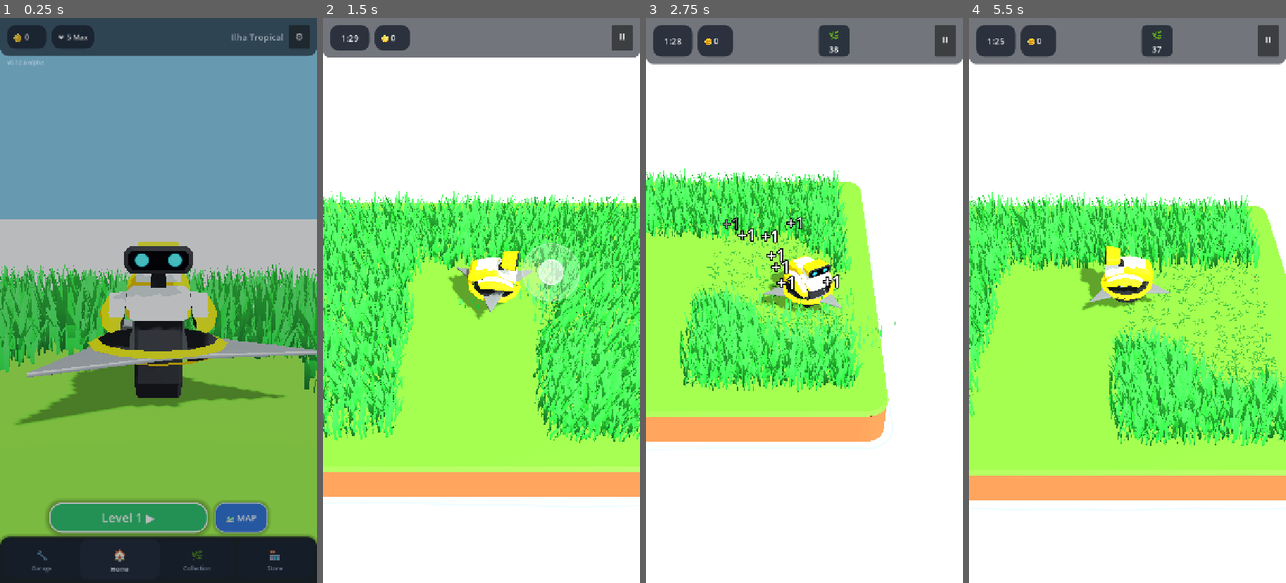
Above: before the commit, frames 1-4 (left to right).
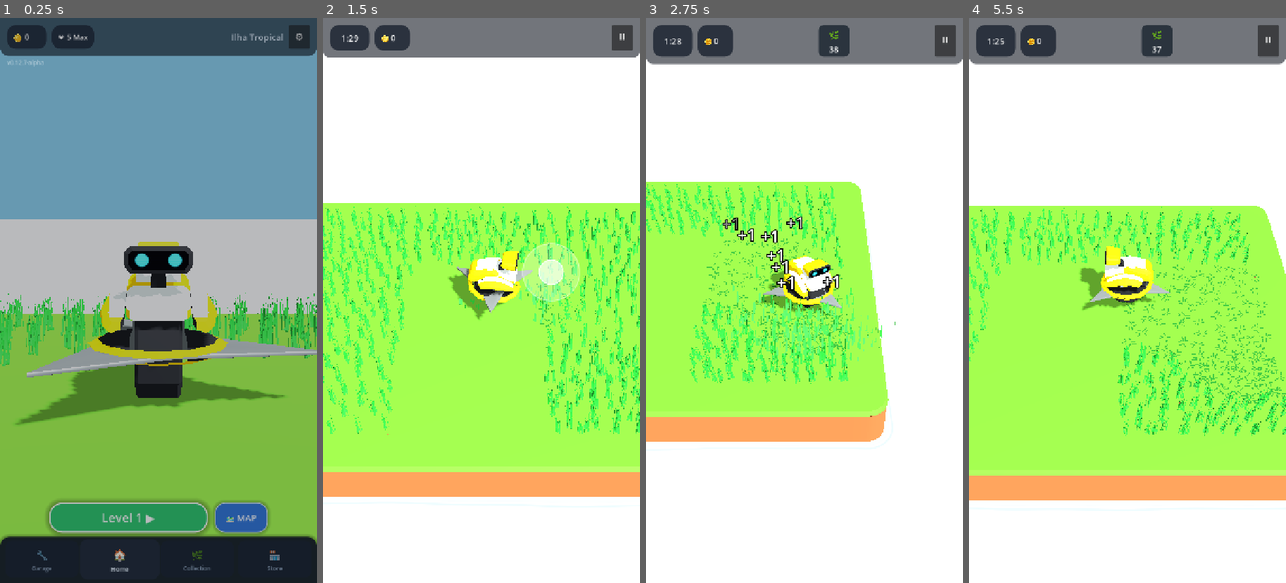
Above: after the commit, the same moments.

Repository: rogerbif/grass-cut-bot
Game: Godot game, scene res://scenes/menu/main_menu.tscn
Two runs of this game, one before a commit and one after it. Both use one fixed random seed, a clock stepped at 60 frames per second and the inputs below.
Inputs (mouse positions are in pixels of both pictures, inside the frame that each line leads up to):
- Up to frame 1 (0.25 s): no input
- Up to frame 2 (1.5 s): click "Level 1 ▶" at 0.5 s; tap Enter at 1.25 s; move the mouse to (551, 272) at 1.27 s; hold Right (ui_right) from 1.28 s (still down); hold Alt from 1.28 s (still down); click (551, 272) at 1.42 s
- Up to frame 3 (2.75 s): release Right (ui_right) at 2 s; release Alt at 2 s; drag from (741, 328) to (788, 413) at 2.02 s
- Up to frame 4 (5.5 s): move the mouse to (1159, 176) at 2.77 s; hold Right (ui_right) 2.78-3.5 s; tap Z at 2.85 s; drag from (1111, 413) to (1032, 215) at 3.52 s; move the mouse to (1222, 385) at 4.27 s; hold Left (ui_left) 4.28-5 s; tap 1 at 4.35 s; drag from (1032, 215) to (1079, 159) at 5.02 s

The runs differ from the first frame. In frame 1, 7.9% of the frame differs, in the area x 0-100%, y 7-67%; in frame 2, 24%, in the area x 0-100%, y 30-76%; in frame 3, 11%; in frame 4, 17%.

Commit message:
feat(graphics): otimizacao da malha de grama em triangulos cartoon (-80% GPU) [v0.12.7-alpha]

Diff:
--- a/project.godot
+++ b/project.godot
@@ -11,7 +11,7 @@
 [application]
 
 config/name="Grass Cut Bot"
-config/version="0.12.6-alpha"
+config/version="0.12.7-alpha"
 run/main_scene="res://scenes/menu/main_menu.tscn"
 config/features=PackedStringArray("4.7", "Mobile")
 boot_splash/image="uid://3pegaomvcdut"
--- a/scripts/core/game_version.gd
+++ b/scripts/core/game_version.gd
@@ -7,7 +7,7 @@
 
 const MAJOR: int = 0
 const MINOR: int = 12
-const PATCH: int = 6
+const PATCH: int = 7
 const STAGE: String = "ALPHA" # "PRE-ALPHA", "ALPHA", "BETA", "RC", "RELEASE"
 const BUILD_TYPE: String = "dev" # "dev", "nightly", "public"
 
Binary file changed: assets/models/grass_01.glb
Binary file added: assets/models/grass_01_backup_dense.glb
Not shown, changed: export_presets.cfg
Not shown, changed: docs/02_entidades_e_mecanicas/SISTEMA_DE_VEGETACAO.md
Not shown, added: docs/historico_melhorias/083_malha_grama_triangulos_lowpoly.md
Not shown, changed: docs/historico_melhorias/INDICE_MELHORIAS.md
Not shown, added: tools/generate_triangle_grass.py
